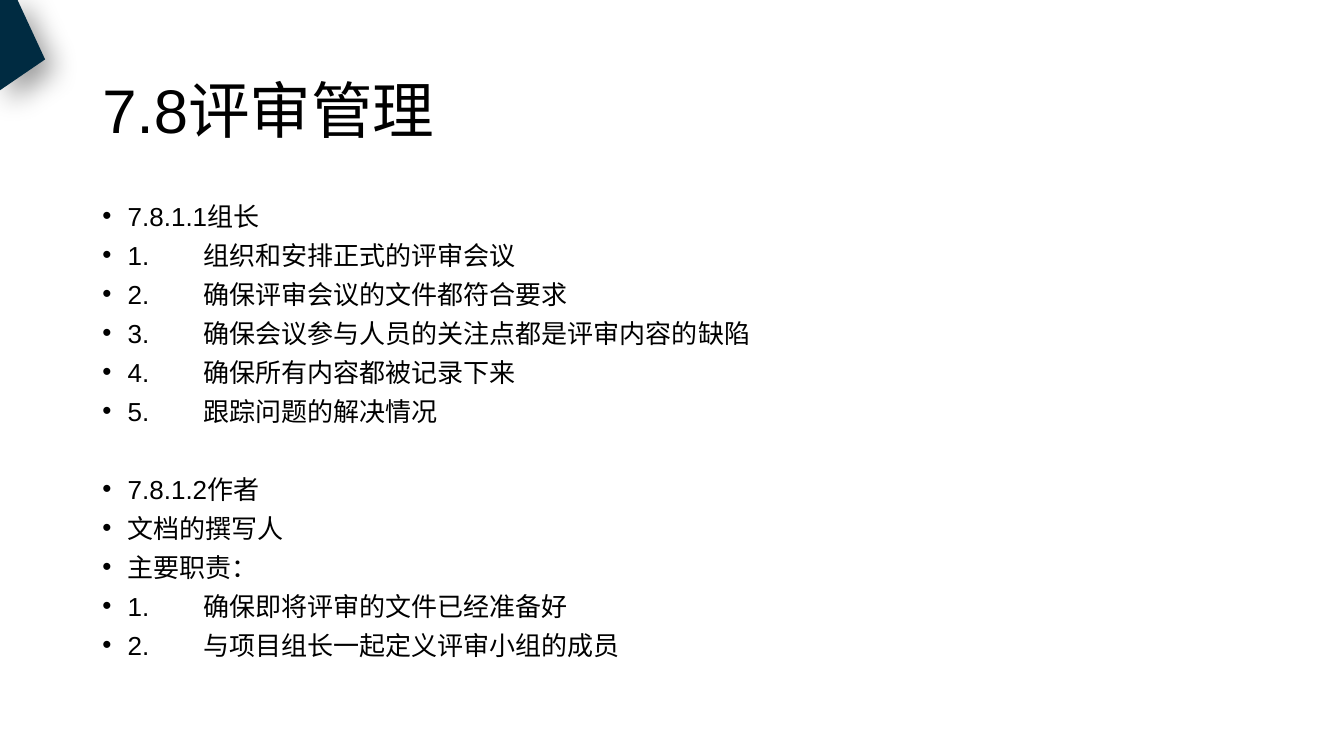
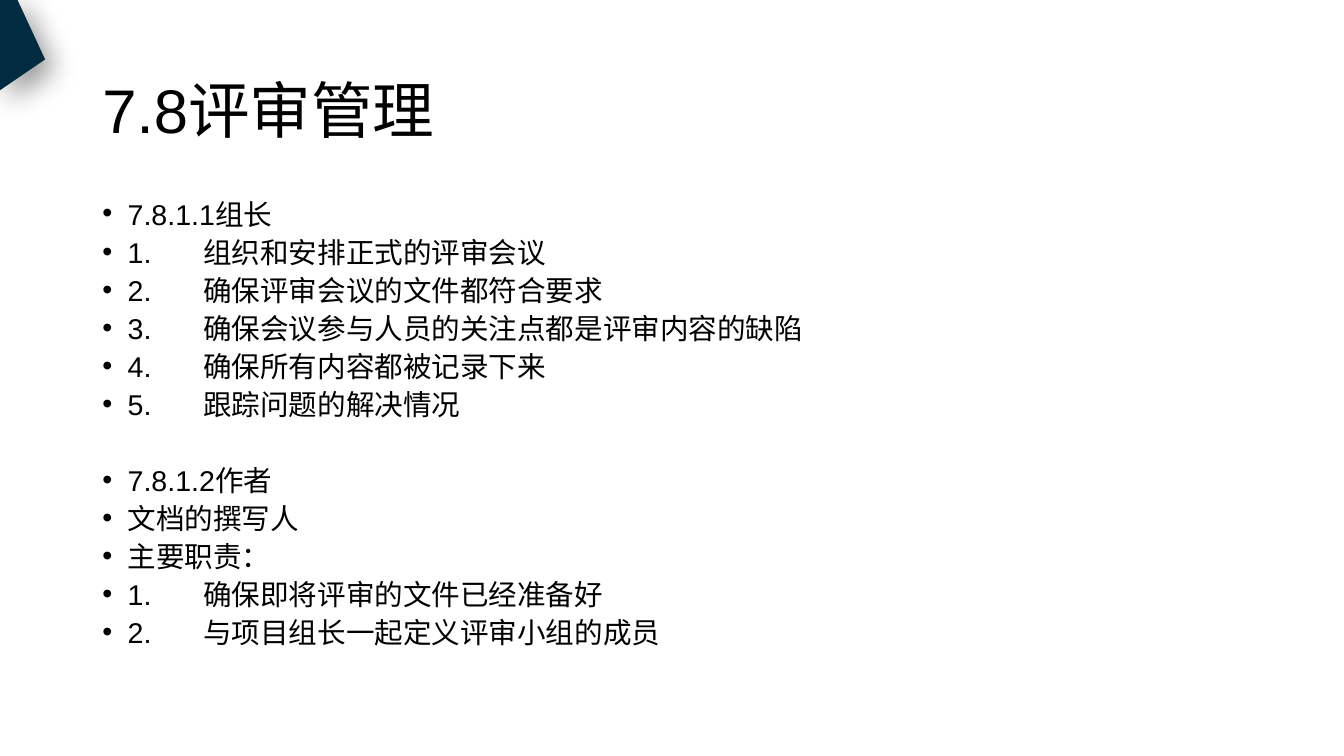
Before and after one commit to PRD2018-G18/PRD2018, a slide deck: slide 22 of 非受控文档/过程文档/需求工程计划/需求工程计划.pptx (slide 20 before the commit). Drawn at 1344x756 pixels with LibreOffice and Linux fonts; fonts in the diff are those of the drawing. Boxes give left, top, right and bottom in pixels: in the first picture for what was removed or moved away, otherwise in the second. Text is boxed around its words. In the diff, an @@ line names an element or a change of style, - is before the commit and + after.

Commit message:
修改格式，添加小组绩效

```diff
--- a/非受控文档/过程文档/需求工程计划/需求工程计划.pptx
+++ b/非受控文档/过程文档/需求工程计划/需求工程计划.pptx
@@ text "7.8.1.1组长" at bbox=[128, 203, 803, 646]: size 18.6 to 20.4 pt; line spacing 0.8 to 0.7 @@
```
Also in this commit, not shown: 3 other slides changed, 5 slides added, 1 slide removed.
